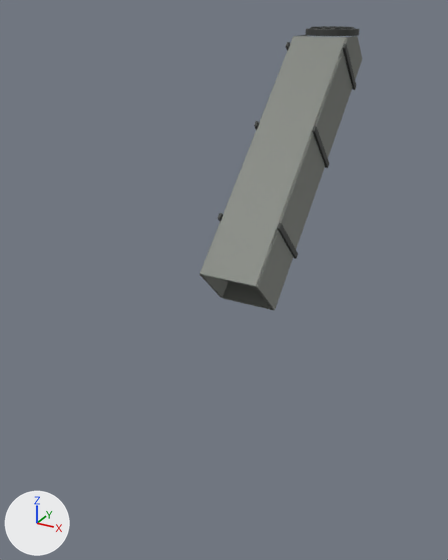
One commit to the glTF model game/assets/building/v2_coal_delivery.glb: the scene before it, then after it.
The view is the same before and after, from a 50 mm camera at (2.4, -3.93, 3.41) aimed at (-0.08, 0.59, 1.16). Lighting does not change. The marker at lower left points along +X, +Y and +Z. The picture after the commit comes second.

In view in the first picture: 'CoalDelivery_cast_iron', 'CoalDelivery_metal'.
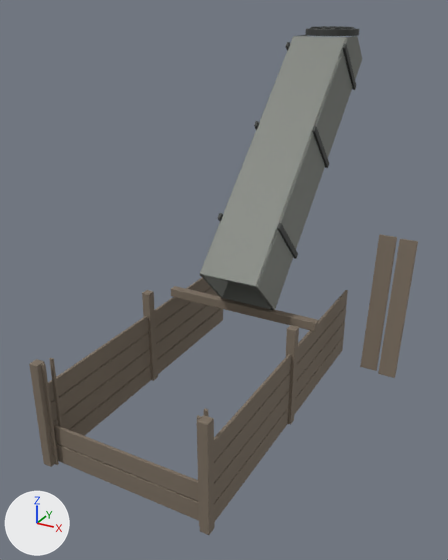
Commit message: Implement dossier slice 76: the coal chute seated on a boarded bunker; the coal route through the vestibule

Boxes (x1, y1, x2, y2) around the edits, measured in the pictures (448 x 560 px):
'CoalDelivery_wood_dark', added (brown)
    after: (29, 234, 418, 535)

Patch to the scene script:
```diff
--- a/game/assets/building/v2_coal_delivery.glb.py
+++ b/game/assets/building/v2_coal_delivery.glb.py
@@ mat_wood_dark @@
+mat_wood_dark = principled_material('wood_dark')
+mat_wood_dark.base_color = (0.2, 0.16, 0.12)  # brown #7c6f61
+mat_wood_dark.roughness = 0.85
@@ me_cube_033 @@
+me_cube_033.from_pydata(...)  # 1176 vertices, 2268 faces; spans x -0.04..2.13, y -1.49..1.45, z -0.09..1.3
+me_cube_033.materials.append(mat_wood_dark)  # brown #7c6f61
@@ ob_coaldelivery_wood_dark @@
+ob_coaldelivery_wood_dark = bpy.data.objects.new('CoalDelivery_wood_dark', me_cube_033)
+ob_coaldelivery_wood_dark.location = (-0.8, 0.4, 0.085)
```
